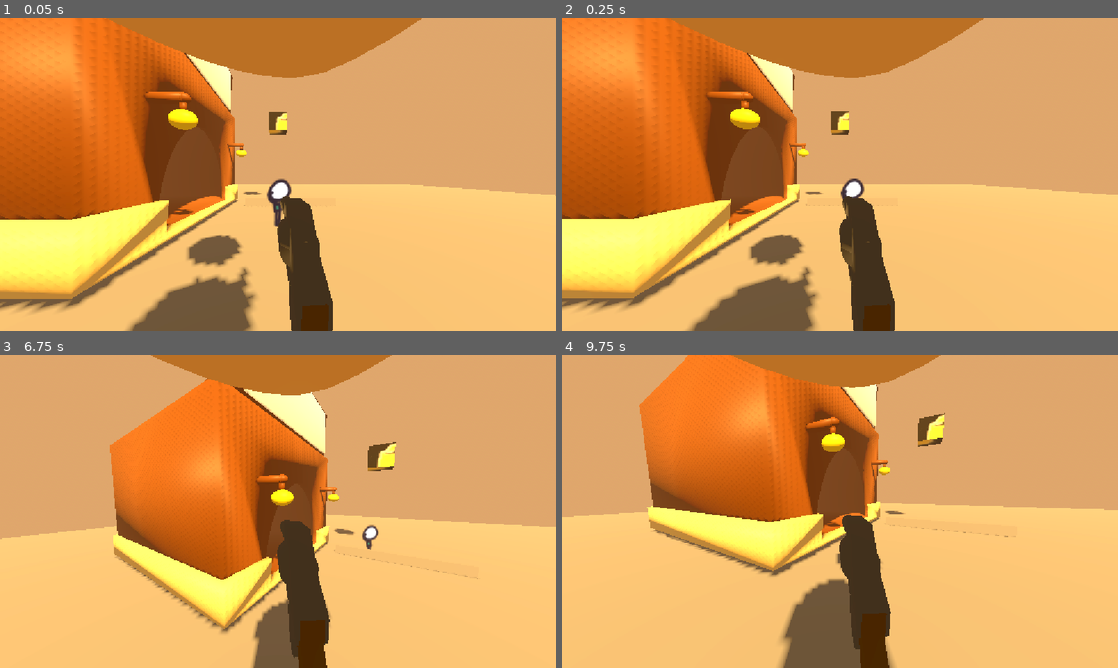
Above: before the commit, frames 1-4 (two rows, left to right).
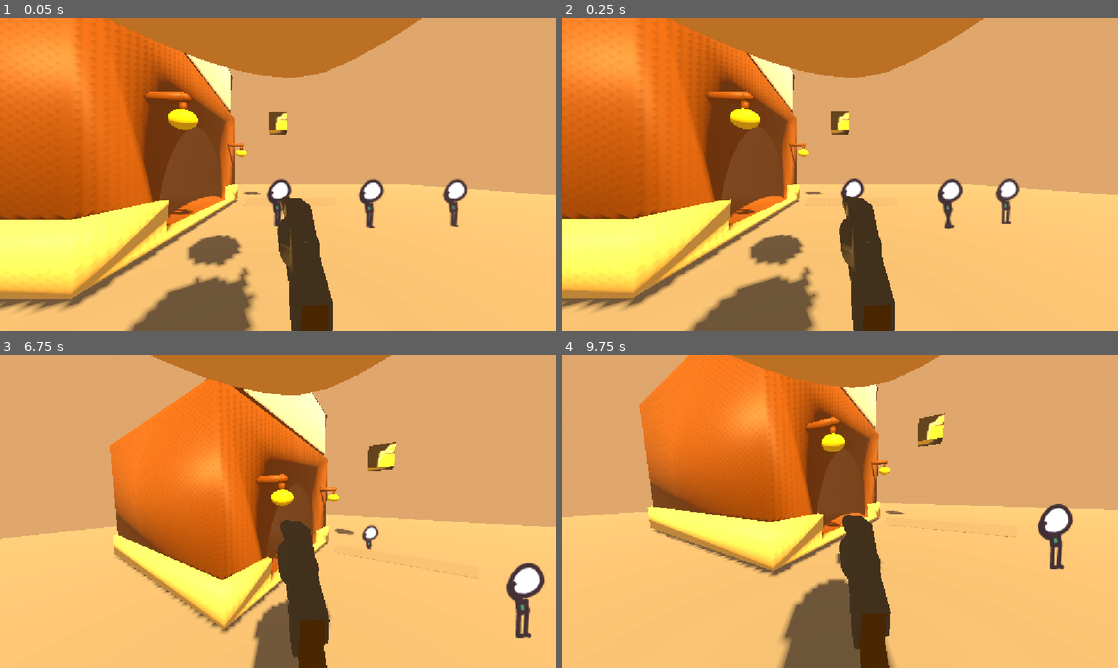
Above: after the commit, the same moments.

Repository: catbot109-blip/One-Roll
Game: Godot game, scene res://character_body_3d.tscn
The game is run twice, just before and just after one commit, with the same random seed, the same clock (stepped at 60 frames per second) and the same inputs.
Inputs (mouse positions are in pixels of both pictures, inside the frame that each line leads up to):
- Up to frame 1 (0.05 s): no input
- Up to frame 2 (0.25 s): no input
- Up to frame 3 (6.75 s): tap Enter (ui_accept) at 0.5, 0.6, 0.77, 1.07, 1.52, 1.55, 1.82, 2.3, 3.02, 3.05, 3.32, 3.6, 3.77, 4.07, 4.52, 4.55, 4.82, 5.3, 6.02, 6.05, 6.32, 6.6 s; move the mouse to (400, 495) at 0.52 s; hold Right (ui_right) 0.53-1.28 s; click (400, 495) at 0.67 s; move the mouse to (250, 511) at 1.27 s; hold Up (ui_up) 1.28-5.78 s; tap E (interact) at 1.35, 4.35 s; move the mouse to (289, 505) at 2.02 s; click (289, 505) at 2.1 s; move the mouse to (272, 517) at 2.77 s; tap Shift at 2.85, 5.85 s; move the mouse to (316, 514) at 3.52 s; move the mouse to (233, 508) at 4.27 s; move the mouse to (283, 511) at 5.02 s; click (283, 511) at 5.1 s; move the mouse to (255, 505) at 5.77 s; hold Right (ui_right) 5.78-6.53 s; move the mouse to (305, 511) at 6.52 s; hold Up (ui_up) from 6.53 s (still down)
- Up to frame 4 (9.75 s): tap Enter (ui_accept) at 6.77, 7.07, 7.52, 7.55, 7.82, 8.3, 8.75, 9.02, 9.05, 9.32, 9.6 s; move the mouse to (812, 511) at 7.27 s; tap E (interact) at 7.35 s; move the mouse to (851, 505) at 8.02 s; click (851, 505) at 8.1 s; move the mouse to (834, 517) at 8.77 s; release Up (ui_up) at 8.78 s; hold Left (ui_left) 8.78-9.53 s; tap Shift at 8.85 s; move the mouse to (878, 514) at 9.52 s; hold Up (ui_up) from 9.53 s (still down)

The runs differ from the first frame. In frame 1, 0.8% of the frame differs, in the area x 64-85%, y 51-68%; in frame 2, 0.8%; in frame 3, 0.9%, in the area x 91-98%, y 66-91%; in frame 4, 0.8%.

Commit message:
added murderer mech

Diff:
--- a/camera_3d.gd
+++ b/camera_3d.gd
@@ -1,5 +1,5 @@
 extends Camera3D
-
+var is_murderer: bool = false
 @export var damage: int = 25
 @export var max_range: float = 100.0
 @export var fire_cooldown: float = 0.4
--- a/character_body_3d.gd
+++ b/character_body_3d.gd
@@ -1,28 +1,30 @@
-extends CharacterBody3D
+extends Node3D
 
+func _ready() -> void:
+	# Wait a split second so all Citizens have time to load in fully
+	await get_tree().create_timer(0.2).timeout
+	_pick_random_murderer()
 
-const SPEED = 5.0
-const JUMP_VELOCITY = 4.5
+func _pick_random_murderer() -> void:
+	var all_citizens: Array = []
 
+	# Loop through all nodes directly under the root Node3D
+	for child in get_children():
+		# Check if the node's name contains "Citizen"
+		if "Citizen" in child.name:
+			all_citizens.append(child)
+			# Make sure everyone starts innocent
+			child.is_murderer = false
 
-func _physics_process(delta: float) -> void:
-	# Add the gravity.
-	if not is_on_floor():
-		velocity += get_gravity() * delta
+	# Pick a random one if we found any
+	if all_citizens.size() > 0:
+		var murderer = all_citizens.pick_random()
+		murderer.is_murderer = true
 
-	# Handle jump.
-	if Input.is_action_just_pressed("ui_accept") and is_on_floor():
-		velocity.y = JUMP_VELOCITY
+		# Changes their Label3D to red just for testing so you can see who it is!
+		if murderer.has_node("Label3D"):
+			murderer.get_node("Label3D").modulate = Color(1, 0, 0)
 
-	# Get the input direction and handle the movement/deceleration.
-	# As good practice, you should replace UI actions with custom gameplay actions.
-	var input_dir := Input.get_vector("ui_left", "ui_right", "ui_up", "ui_down")
-	var direction := (transform.basis * Vector3(input_dir.x, 0, input_dir.y)).normalized()
-	if direction:
-		velocity.x = direction.x * SPEED
-		velocity.z = direction.z * SPEED
+		print("The murderer this round is: ", murderer.name)
 	else:
-		velocity.x = move_toward(velocity.x, 0, SPEED)
-		velocity.z = move_toward(velocity.z, 0, SPEED)
-
-	move_and_slide()
+		print("Sheriff, the town is empty! No citizens found.")
--- a/character_body_3d.tscn
+++ b/character_body_3d.tscn
@@ -2,6 +2,7 @@
 
 [ext_resource type="Script" uid="uid://dytem65vgc5v4" path="res://camera_3d.gd" id="1_18j2g"]
 [ext_resource type="PackedScene" uid="uid://bfb0bwow3gjxv" path="res://pewpewpistolofdespair2.glb" id="1_gy32l"]
+[ext_resource type="Script" uid="uid://dnnpnbv7x5sk5" path="res://character_body_3d.gd" id="1_m1lp5"]
 [ext_resource type="PackedScene" uid="uid://cehmwt1gk07g5" path="res://notverycowboyhat.glb" id="1_obynr"]
 [ext_resource type="PackedScene" uid="uid://xc60ns1xl2r1" path="res://WATERHOUSSSFIXED.glb" id="2_fb3t6"]
 [ext_resource type="Script" uid="uid://gu8afi8yuqon" path="res://area_3d.gd" id="2_u3olo"]
@@ -279,6 +280,7 @@
 }]
 
 [node name="Node3D" type="Node3D" unique_id=957488507]
+script = ExtResource("1_m1lp5")
 
 [node name="WorldEnvironment" type="WorldEnvironment" parent="." unique_id=2037604711]
 environment = SubResource("Environment_fb3t6")
@@ -421,3 +423,45 @@
 
 [node name="TalkAudio" type="AudioStreamPlayer3D" parent="Citizen" unique_id=912203757]
 stream = ExtResource("14_ltcqi")
+
+[node name="Citizen2" type="CharacterBody3D" parent="." unique_id=761477915]
+transform = Transform3D(1, 0, 0, 0, 1, 0, 0, 0, 1, 5.2431946, 0.11779785, 0)
+script = ExtResource("7_ew7rt")
+
+[node name="CollisionShape3D" type="CollisionShape3D" parent="Citizen2" unique_id=1218070737]
+transform = Transform3D(1, 0, 0, 0, 1, 0, 0, 0, 1, -0.0053100586, 0.556, -0.0014906302)
+shape = SubResource("BoxShape3D_nrhr1")
+
+[node name="AnimatedSprite3D" type="AnimatedSprite3D" parent="Citizen2" unique_id=980408929]
+transform = Transform3D(0.5, 0, 0, 0, 0.5, 0, 0, 0, 0.5, 0, 0.576, 0)
+billboard = 1
+sprite_frames = SubResource("SpriteFrames_i33xl")
+animation = &"dead"
+
+[node name="Label3D" type="Label3D" parent="Citizen2" unique_id=52019481]
+transform = Transform3D(1, 0, 0, 0, 1, 0, 0, 0, 1, 0, 1.4078565, 0)
+billboard = 1
+
+[node name="TalkAudio" type="AudioStreamPlayer3D" parent="Citizen2" unique_id=2126697298]
+stream = ExtResource("14_ltcqi")
+
+[node name="Citizen3" type="CharacterBody3D" parent="." unique_id=721165983]
+transform = Transform3D(1, 0, 0, 0, 1, 0, 0, 0, 1, 2.5896356, 0.11779785, 0)
+script = ExtResource("7_ew7rt")
+
+[node name="CollisionShape3D" type="CollisionShape3D" parent="Citizen3" unique_id=636889844]
+transform = Transform3D(1, 0, 0, 0, 1, 0, 0, 0, 1, -0.0053100586, 0.556, -0.0014906302)
+shape = SubResource("BoxShape3D_nrhr1")
+
+[node name="AnimatedSprite3D" type="AnimatedSprite3D" parent="Citizen3" unique_id=1155536406]
+transform = Transform3D(0.5, 0, 0, 0, 0.5, 0, 0, 0, 0.5, 0, 0.576, 0)
+billboard = 1
+sprite_frames = SubResource("SpriteFrames_i33xl")
+animation = &"dead"
+
+[node name="Label3D" type="Label3D" parent="Citizen3" unique_id=30868934]
+transform = Transform3D(1, 0, 0, 0, 1, 0, 0, 0, 1, 0, 1.4078565, 0)
+billboard = 1
+
+[node name="TalkAudio" type="AudioStreamPlayer3D" parent="Citizen3" unique_id=102566744]
+stream = ExtResource("14_ltcqi")
--- a/citizen.gd
+++ b/citizen.gd
@@ -13,11 +13,19 @@
 
 # Pitch variation range for the talk SFX
 @export var pitch_min: float = 0.95
-@export var pitch_max: float = 2
+@export var pitch_max: float = 2.0
+
+# Murder Settings
+@export var sheriff_safe_radius: float = 15.0 # How close the sheriff must be to prevent a murder
+@export var kill_range: float = 2.5           # Distance to victim to strike
+@export var kill_cooldown: float = 4.0        # Seconds between murders
 
 @onready var sprite: AnimatedSprite3D = $AnimatedSprite3D
 @onready var label: Label3D = $Label3D
 @onready var talk_audio: AudioStreamPlayer3D = $TalkAudio
+
+# Finds the sheriff automatically
+@onready var sheriff: Node3D = get_tree().root.find_child("CharacterBody3D", true, false)
 
 var start_position: Vector3
 var target_position: Vector3
@@ -27,6 +35,7 @@
 var cooldown_timer: float = 0.0
 var dialogue_display_time: float = 0.0
 
+var kill_timer: float = 0.0
 var is_dead: bool = false
 
 func _ready() -> void:
@@ -38,6 +47,13 @@
 func _physics_process(delta: float) -> void:
 	if is_dead:
 		return
+
+	# Handle Murder Logic
+	if is_murderer:
+		if kill_timer > 0.0:
+			kill_timer -= delta
+		else:
+			_attempt_murder()
 
 	if cooldown_timer > 0.0:
 		cooldown_timer -= delta
@@ -73,6 +89,35 @@
 	else:
 		if sprite.animation != "idle":
 			sprite.play("idle")
+
+func _attempt_murder() -> void:
+	if not sheriff:
+		return
+
+	# 1. Check if Sheriff is near
+	var dist_to_sheriff: float = global_position.distance_to(sheriff.global_position)
+	if dist_to_sheriff < sheriff_safe_radius:
+		return # SHERIFF NEAR. ACT NATURAL.
+
+	# 2. Look for nearby innocent victims
+	var all_nodes: Array = get_parent().get_children()
+	for victim in all_nodes:
+		if "Citizen" in victim.name and victim != self and not victim.is_queued_for_deletion():
+			if "is_dead" in victim and victim.is_dead:
+				continue
+
+			var dist_to_victim: float = global_position.distance_to(victim.global_position)
+			if dist_to_victim < kill_range:
+				print("MURDER! ", name, " secretly eliminated ", victim.name, "!")
+
+				# Triggers their death sequence
+				if victim.has_method("take_damage"):
+					victim.take_damage(100)
+				else:
+					victim.queue_free()
+
+				kill_timer = kill_cooldown
+				return
 
 func _pick_new_target() -> void:
 	var random_offset := Vector3(
